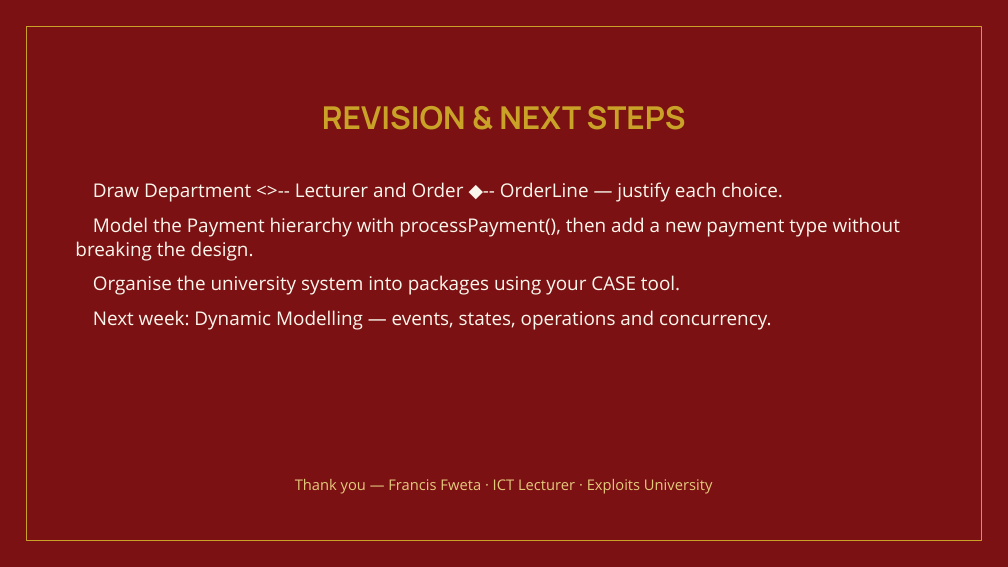
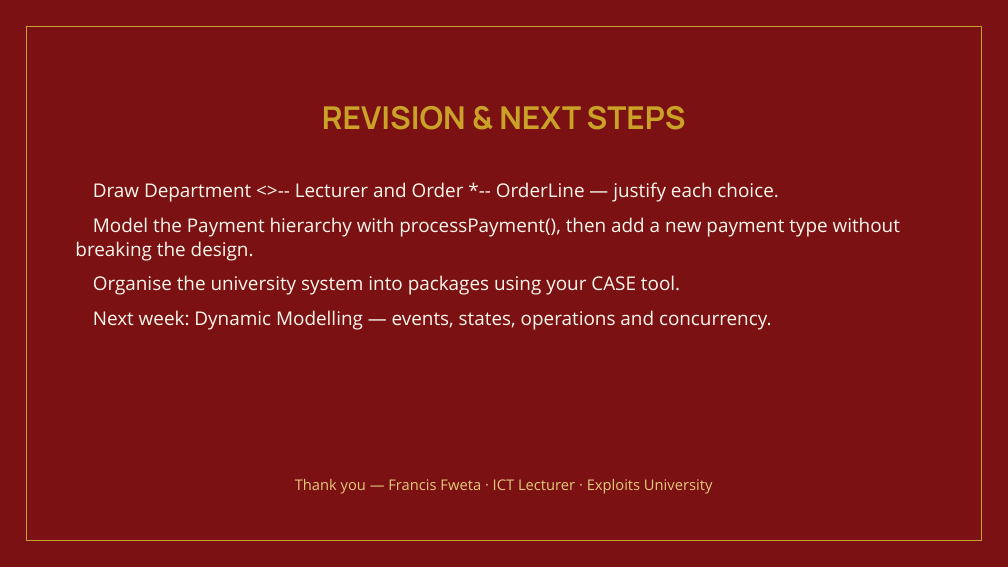
Before and after one commit to mrtc-solutions/OOP-MODULE, a slide deck: slide 23 of output/week6/Week6_Presentation_BICT3202_OOAD.pptx. Drawn at 1008x567 pixels with LibreOffice and Linux fonts; fonts in the diff are those of the drawing. Boxes give left, top, right and bottom in pixels: in the first picture for what was removed or moved away, otherwise in the second. Text is boxed around its words. In the diff, an @@ line names an element or a change of style, - is before the commit and + after.

```diff
--- a/output/week6/Week6_Presentation_BICT3202_OOAD.pptx
+++ b/output/week6/Week6_Presentation_BICT3202_OOAD.pptx
@@ text at [93,182,778,202]: text changed @@
-▪ Draw Department <>-- Lecturer and Order ◆-- OrderLine — justify each choice.
+▪ Draw Department <>-- Lecturer and Order *-- OrderLine — justify each choice.
```
Also in this commit, not shown: 5 other slides changed, 44 other files.
